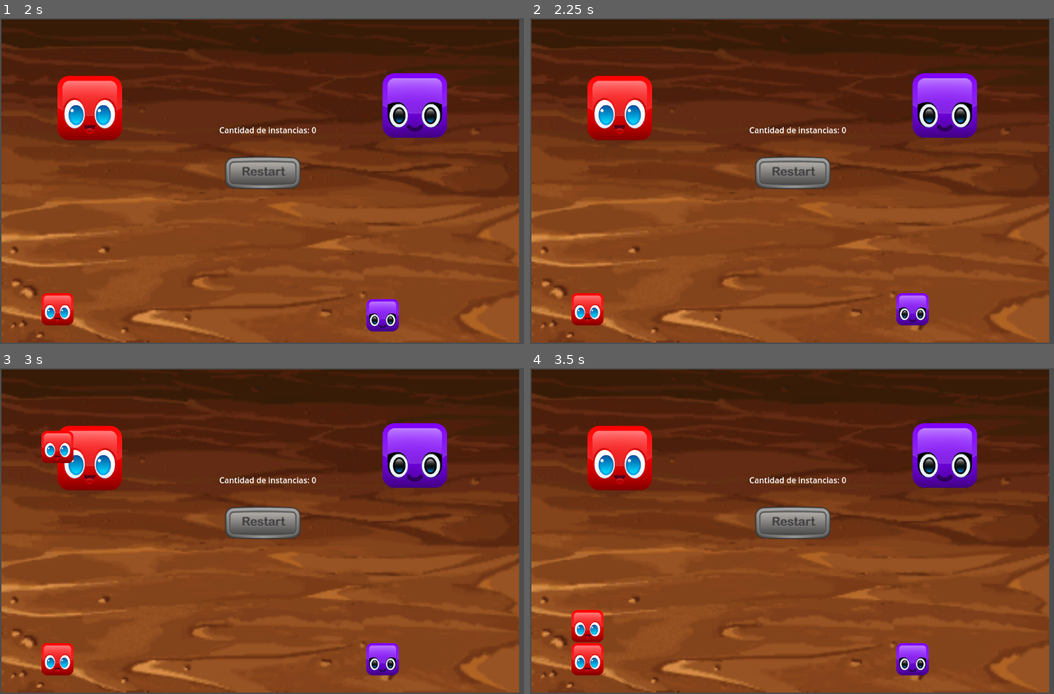
Above: before the commit, frames 1-4 (two rows, left to right).
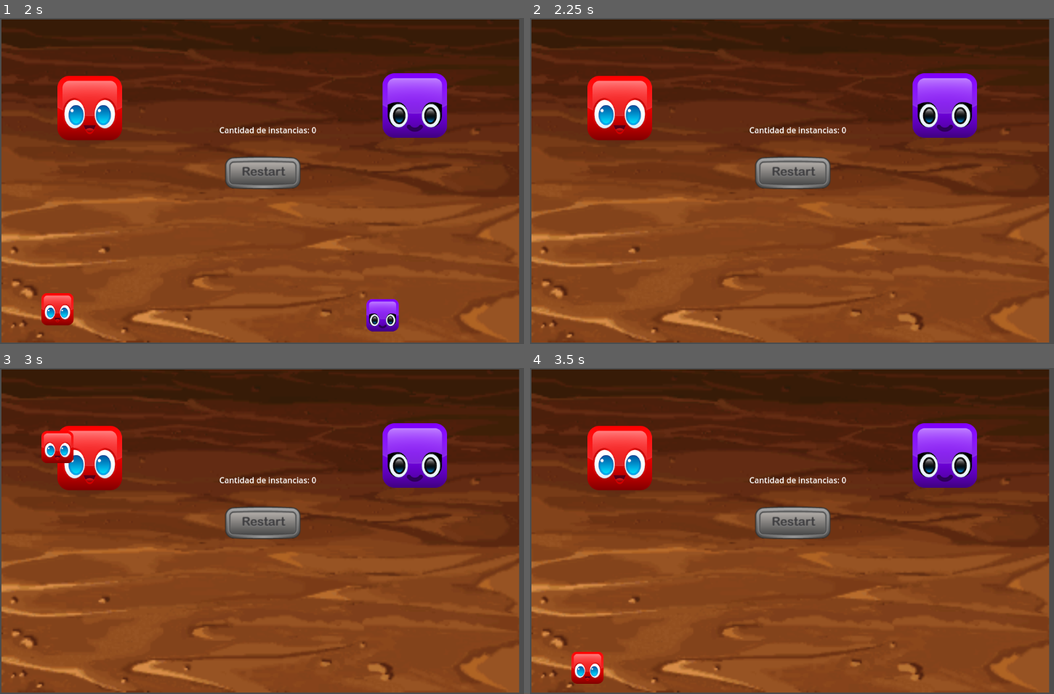
Above: after the commit, the same moments.

Repository: srrod92/rod_gonzalez_senales
Game: Godot game, scene res://scenes/Menu/Menu.tscn
Same seed, same stepped clock (60 frames per second), same inputs: the game is played once before the commit and once after it.
Inputs (mouse positions are in pixels of both pictures, inside the frame that each line leads up to):
- Up to frame 1 (2 s): click (89, 109) at 0.5 s; click (413, 106) at 1.25 s
- Up to frame 2 (2.25 s): click (792, 171) at 2 s
- Up to frame 3 (3 s): click (89, 459) at 2.75 s
- Up to frame 4 (3.5 s): no input

Frame 1 is identical in both runs. In frame 2, 1.2% of the frame differs, in the area x 7-77%, y 84-95%; in frame 3, 1.2%; in frame 4, 1.9%, in the area x 7-77%, y 74-97%.

Commit message:
Punto5
se agrego un script a la escena restart
se conecto la señal Botton_down con el script.
La señal llama al metodo delete del grupo blocks

Diff:
--- /dev/null
+++ b/scenes/Buttons/Reset/Reset.gd
@@ -0,0 +1,16 @@
+extends TextureButton
+
+
+# Called when the node enters the scene tree for the first time.
+func _ready():
+	pass # Replace with function body.
+
+
+# Called every frame. 'delta' is the elapsed time since the previous frame.
+func _process(delta):
+	pass
+
+
+func _on_button_down():
+	get_tree().call_group("blocks","delete")
+	pass # Replace with function body.
--- a/scenes/Buttons/Reset/Reset.tscn
+++ b/scenes/Buttons/Reset/Reset.tscn
@@ -1,11 +1,10 @@
-[gd_scene load_steps=2 format=2]
+[gd_scene load_steps=3 format=3 uid="uid://ch4w0wwls5wgr"]
 
-[ext_resource path="res://assets/restart.png" type="Texture" id=1]
+[ext_resource type="Texture2D" uid="uid://dlrbytvyhp1kb" path="res://assets/restart.png" id="1"]
+[ext_resource type="Script" path="res://scenes/Buttons/Reset/Reset.gd" id="2_icosk"]
 
 [node name="Reset" type="TextureButton"]
-margin_right = 40.0
-margin_bottom = 40.0
-texture_normal = ExtResource( 1 )
-__meta__ = {
-"_edit_use_anchors_": false
-}
+texture_normal = ExtResource("1")
+script = ExtResource("2_icosk")
+
+[connection signal="button_down" from="." to="." method="_on_button_down"]
Not shown: 1 places in scenes/Menu/Menu.tscn that only renumber resources
